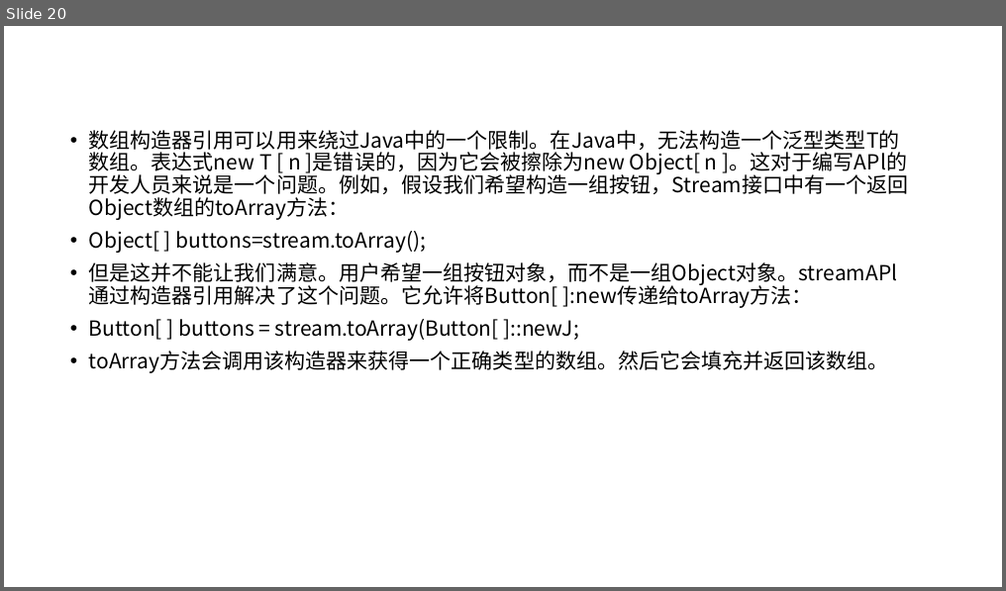
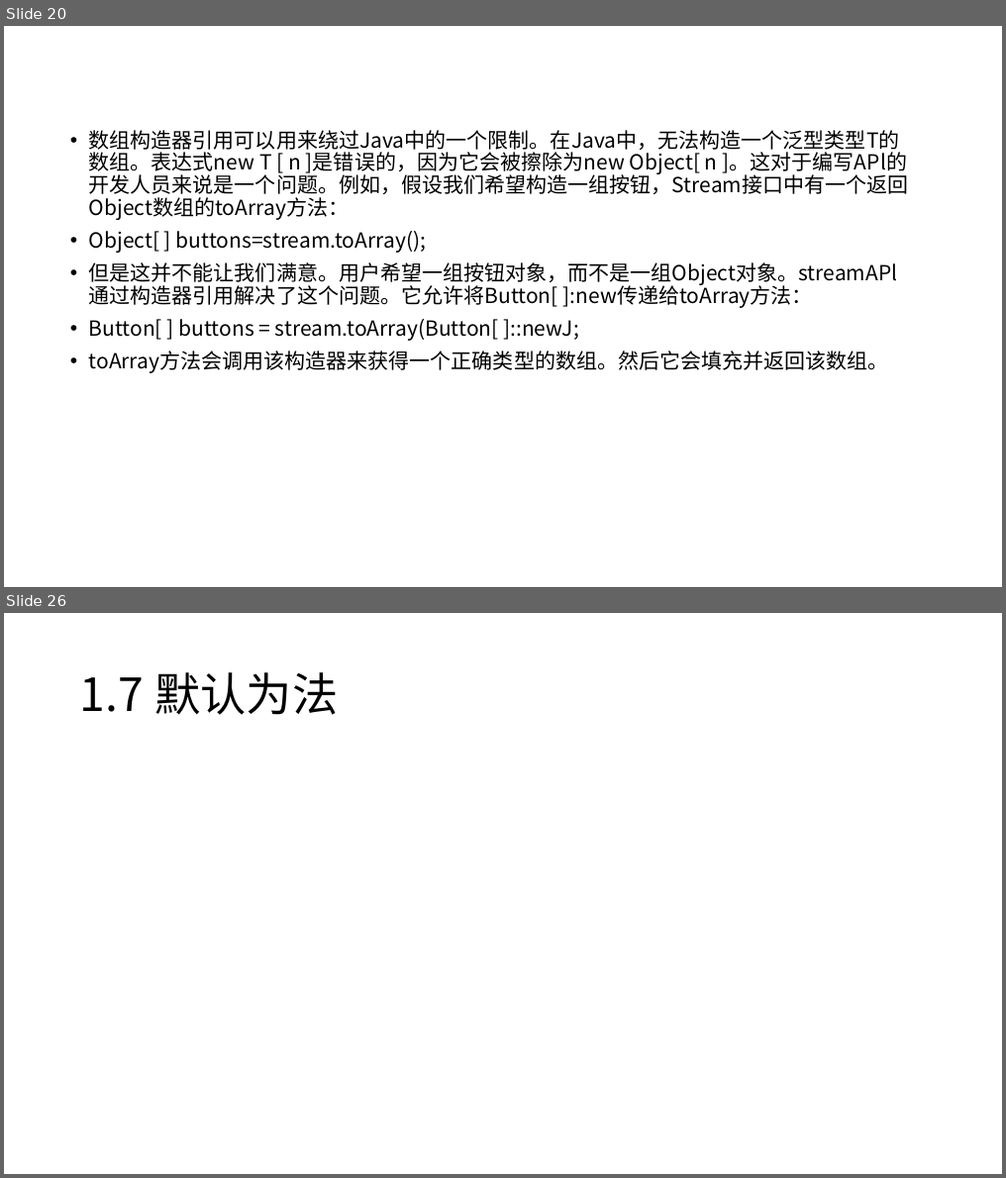
Before and after one commit to ProSayJ/springbootstudy, a slide deck: doc/ppt/读书笔记/写给大忙人看的Java SE 8.pptx. Shown one above the other, each under a label of ours: slide 20 before the commit, slides 20 and 26 after it; the slides between them are not shown. The pictures are 1006x591 and 1006x1178 pixels, drawn with LibreOffice and Linux fonts; fonts in the diff are those of the drawing. Boxes give left, top, right and bottom in pixels: in the first picture for what was removed or moved away, otherwise in the second. Text is boxed around its words. In the diff, an @@ line names an element or a change of style, - is before the commit and + after.

```diff
--- a/doc/ppt/读书笔记/写给大忙人看的Java SE 8.pptx
+++ b/doc/ppt/读书笔记/写给大忙人看的Java SE 8.pptx
@@ slide 26 added at [4, 613, 1002, 1174], background #FFFFFF @@
@@ title added at [80, 672, 338, 715], 44 pt, text #000000 @@
+1.7 默认为法
```
Also in this commit, not shown: 1 slide changed, 5 other slides added, 6 slides removed, 2 other files.
